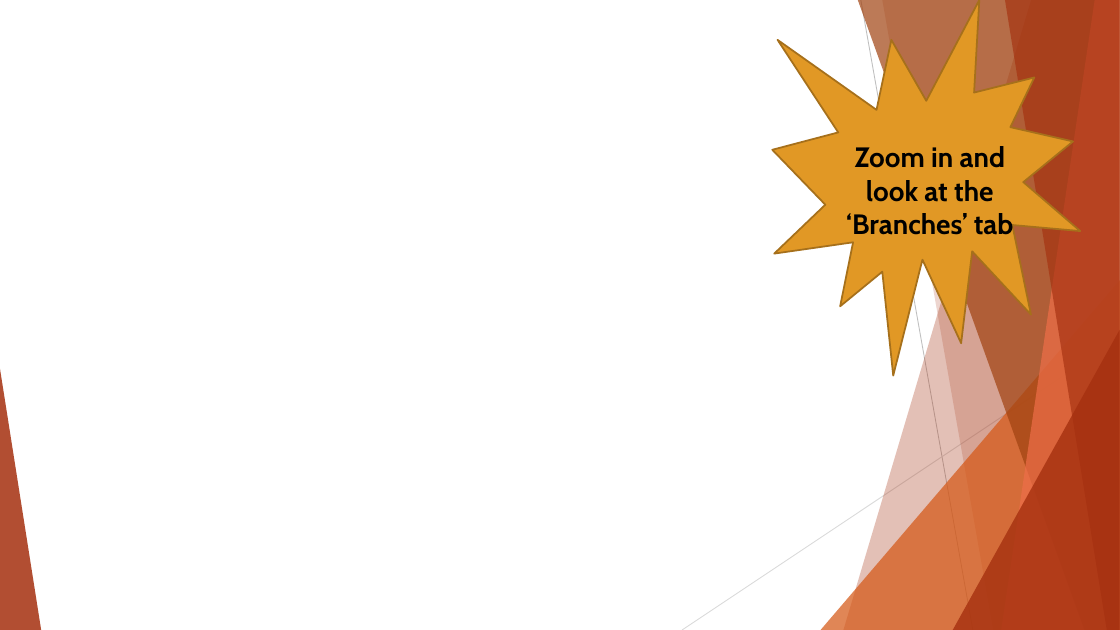
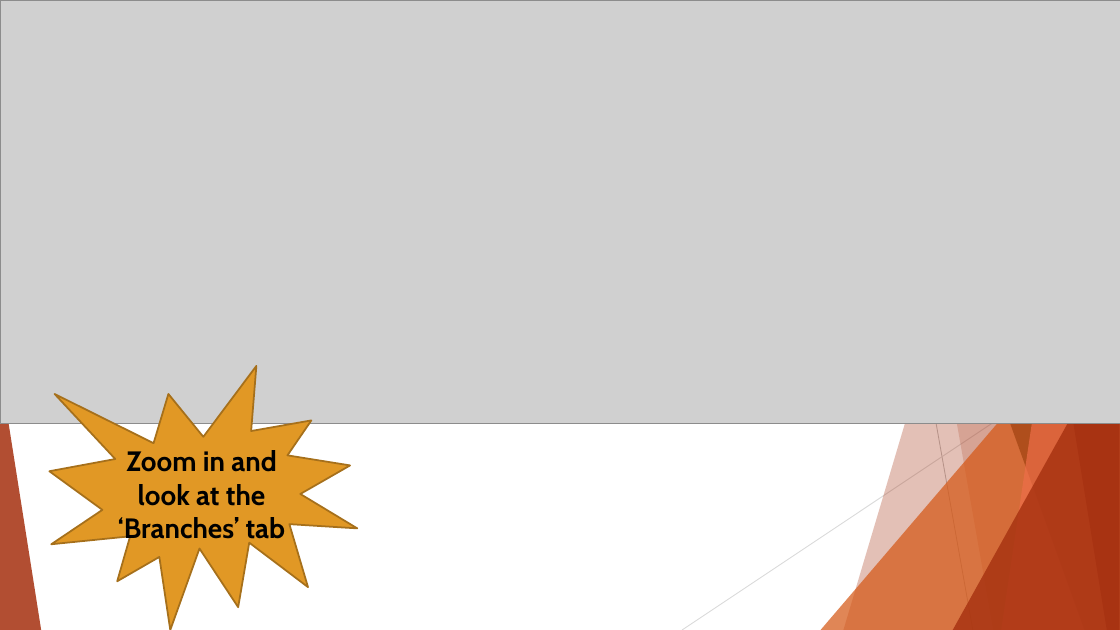
Before and after one commit to ICI3D/Sandbox, a slide deck: slide 13 of IntroToGitHub&SmartGit-v4.1.pptx (slide 10 before the commit). Drawn at 1120x630 pixels with LibreOffice and Linux fonts; fonts in the diff are those of the drawing; grey boxes stand for pictures; background and template pictures are left out. Boxes give left, top, right and bottom in pixels: in the first picture for what was removed or moved away, otherwise in the second. Text is boxed around its words. In the diff, an @@ line names an element or a change of style, - is before the commit and + after.

```diff
--- a/IntroToGitHub&SmartGit-v4.1.pptx
+++ b/IntroToGitHub&SmartGit-v4.1.pptx
@@ picture added at [0,0,1120,424] @@
@@ irregular seal: place and size @@
-irregular seal at [772,0,1081,376]
+irregular seal at [50,366,358,630]
@@ text "Zoom in and look at ..." rewrapped from [846,146,1014,235] to [118,450,286,545] @@
```
Also in this commit, not shown: 10 other slides changed, 4 slides added, 1 other file.
